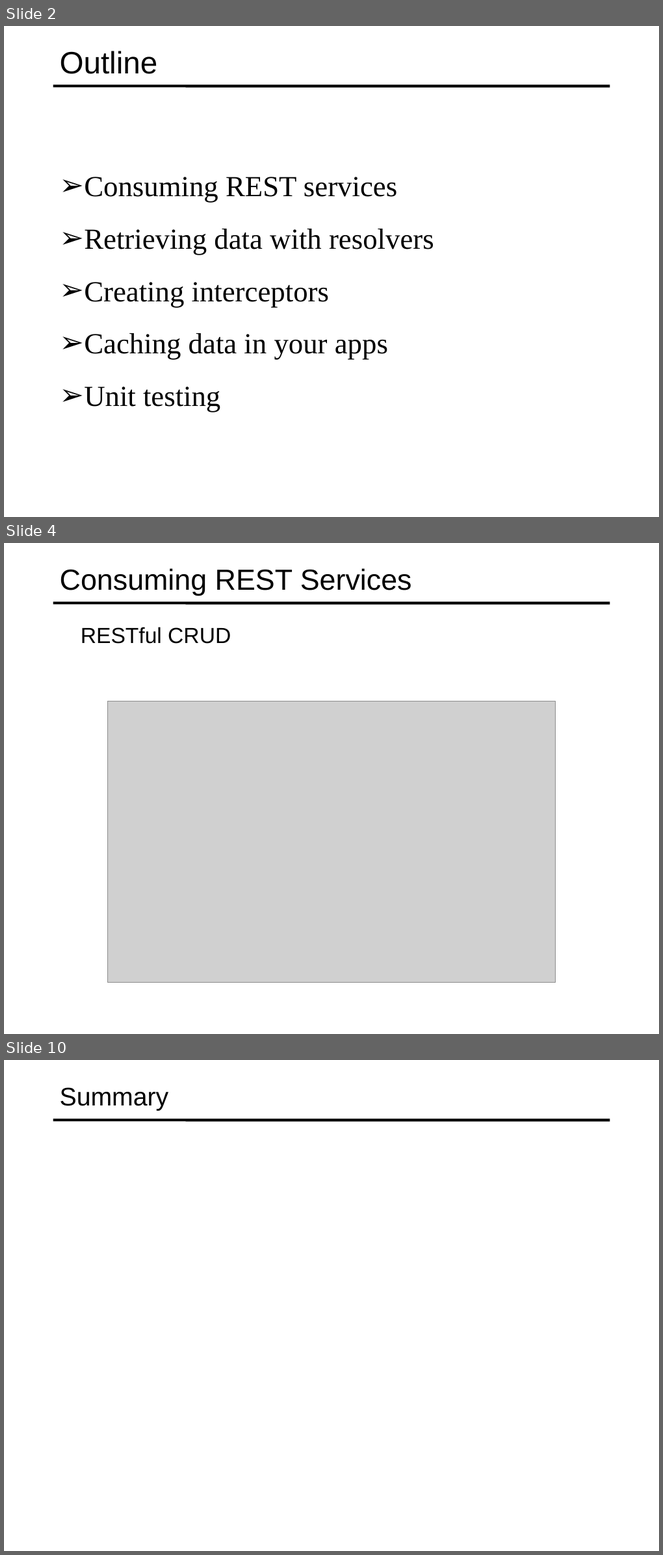
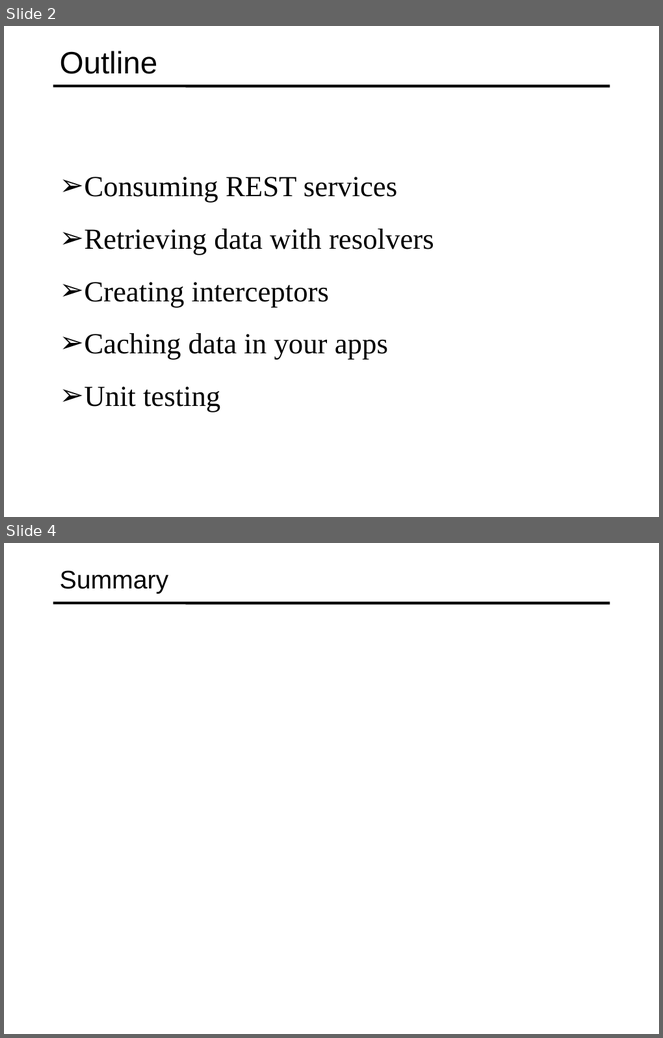
Before and after one commit to specter01wj/Jago_Link_Training, a slide deck: Angular/Angular12/Deep Dive/Angular HTTP Communication/2_Advanced HTTP Requests and Error Handling/L2_Advanced HTTP Requests and Error Handling.ppt. Shown one above the other, each under a label of ours: slides 2, 4 and 10 before the commit, slides 2 and 4 after it; the slides between them are not shown. The pictures are 663x1555 and 663x1038 pixels, drawn with LibreOffice and Linux fonts; fonts in the diff are those of the drawing; grey boxes stand for pictures. Boxes give left, top, right and bottom in pixels: in the first picture for what was removed or moved away, otherwise in the second. Text is boxed around its words. In the diff, an @@ line names an element or a change of style, - is before the commit and + after.

```diff
--- a/Angular/Angular12/Deep Dive/Angular HTTP Communication/2_Advanced HTTP Requests and Error Handling/L2_Advanced HTTP Requests and Error Handling.ppt
+++ b/Angular/Angular12/Deep Dive/Angular HTTP Communication/2_Advanced HTTP Requests and Error Handling/L2_Advanced HTTP Requests and Error Handling.ppt
@@ slide 4 removed at [4,543,659,1034], background #FFFFFF; not listed: 1 template element that a slide beside it also shows @@
@@ title removed at [60,568,412,596] @@
-Consuming REST Services
@@ text removed at [81,627,231,644] @@
-  RESTful CRUD
@@ picture removed at [107,701,556,982] @@
@@ what was slide 10 is now slide 4 @@
```
Also in this commit, not shown: 1 slide changed, 1 slide added, 6 other slides removed, 1 other file.
